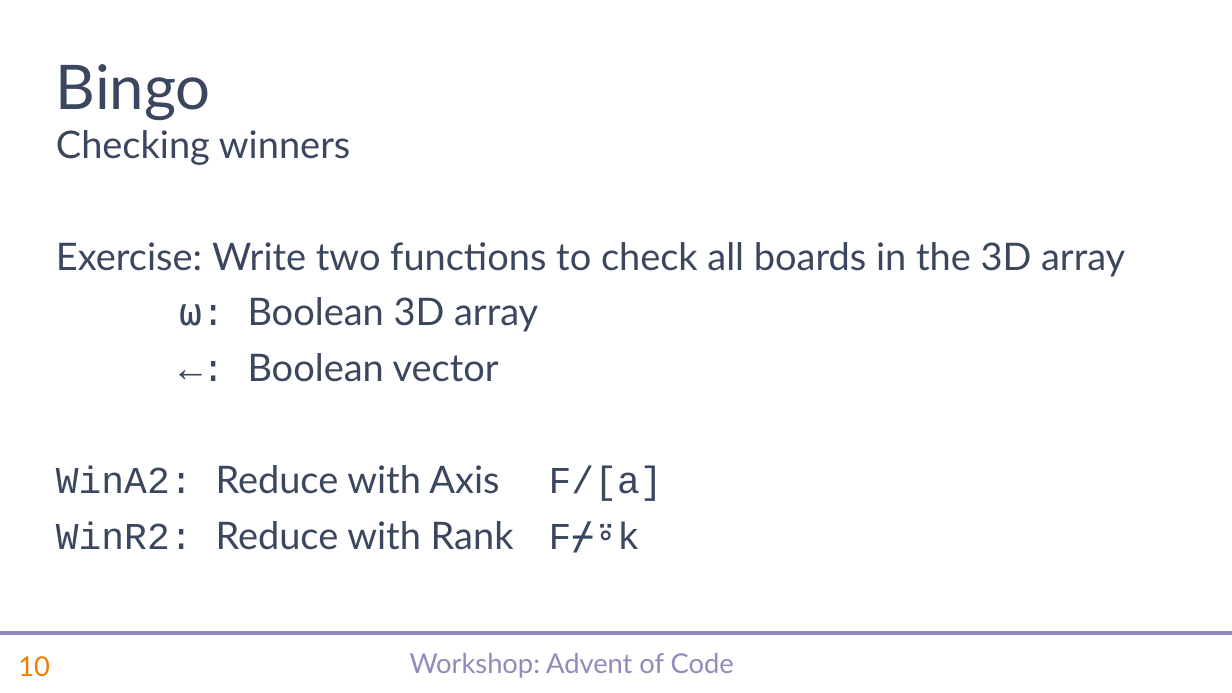
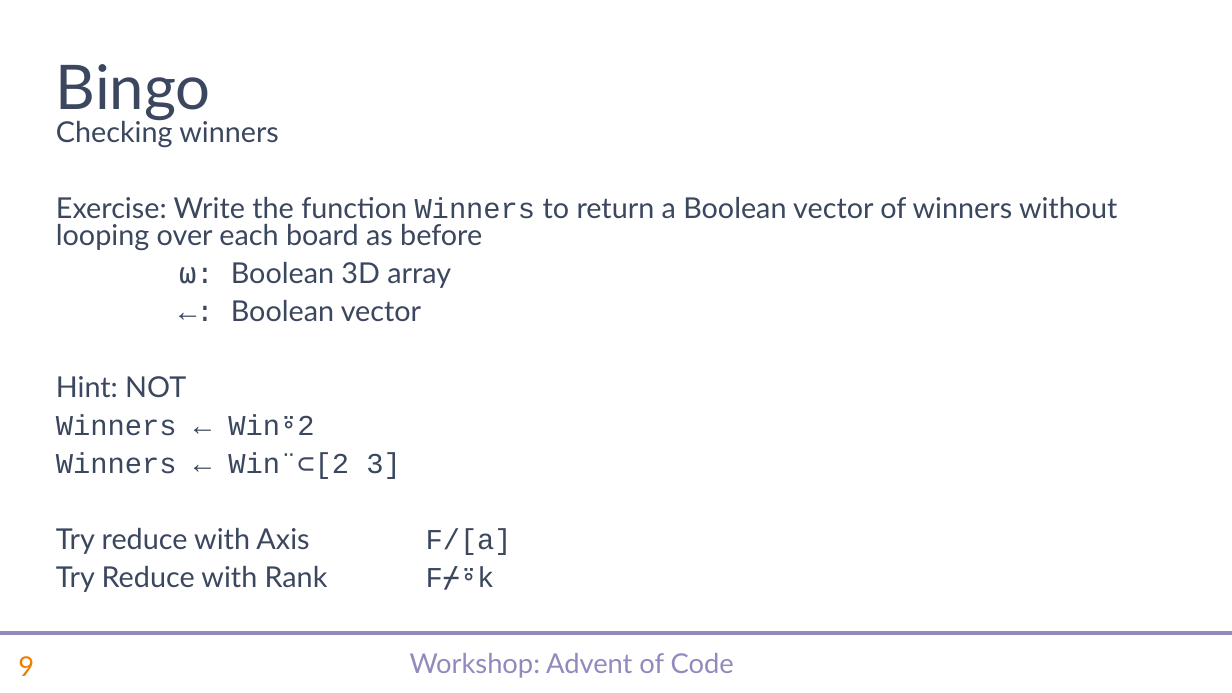
Before and after one commit to abrudz/SimCorp, a slide deck: slide 10 of aoc/slides.pptx (slide 11 before the commit). Drawn at 1232x693 pixels with LibreOffice and Linux fonts; fonts in the diff are those of the drawing; background and template pictures are left out. Boxes give left, top, right and bottom in pixels: in the first picture for what was removed or moved away, otherwise in the second. Text is boxed around its words. In the diff, an @@ line names an element or a change of style, - is before the commit and + after.

```diff
--- a/aoc/slides.pptx
+++ b/aoc/slides.pptx
@@ text at <box>56,117,451,321</box>: size 22.2 to 16.8 pt in "Checking winners", "⍵: Boolean 3D array", "←: Boolean vector"; line spacing 1 to 0.8 @@
@@ text at <box>56,197,1117,251</box>: text changed; size 22.2 to 16.8 pt @@
-Exercise: Write two functions to check all boards in the 3D array
+Exercise: Write the function Winners to return a Boolean vector of winners without looping over each board as before
@@ text at <box>56,376,512,592</box>: text changed; size 22.2 to 16.8 pt @@
-WinA2: Reduce with Axis F/[a]
-WinR2: Reduce with Rank F⌿⍤k
+Hint: NOT
+Winners ← Win⍤2
+Winners ← Win¨⊂[2 3]
+Try reduce with Axis F/[a]
+Try Reduce with Rank F⌿⍤k
@@ page number at <box>18,656,34,676</box>: text changed @@
-10
+9
```
Also in this commit, not shown: 14 other slides changed, 20 slides removed, 1 other file.
